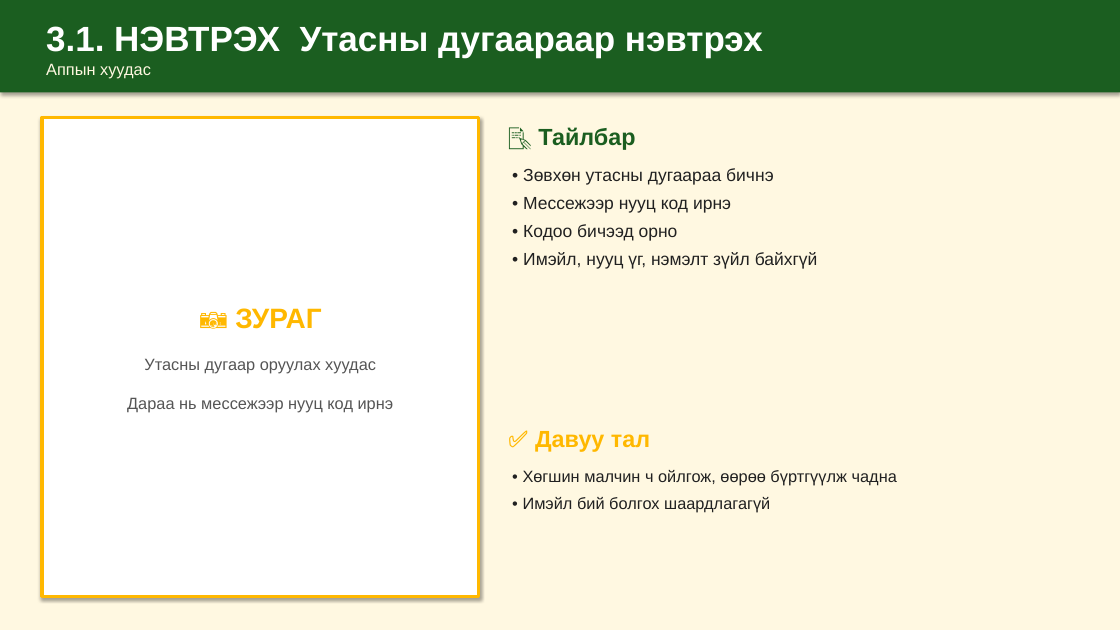
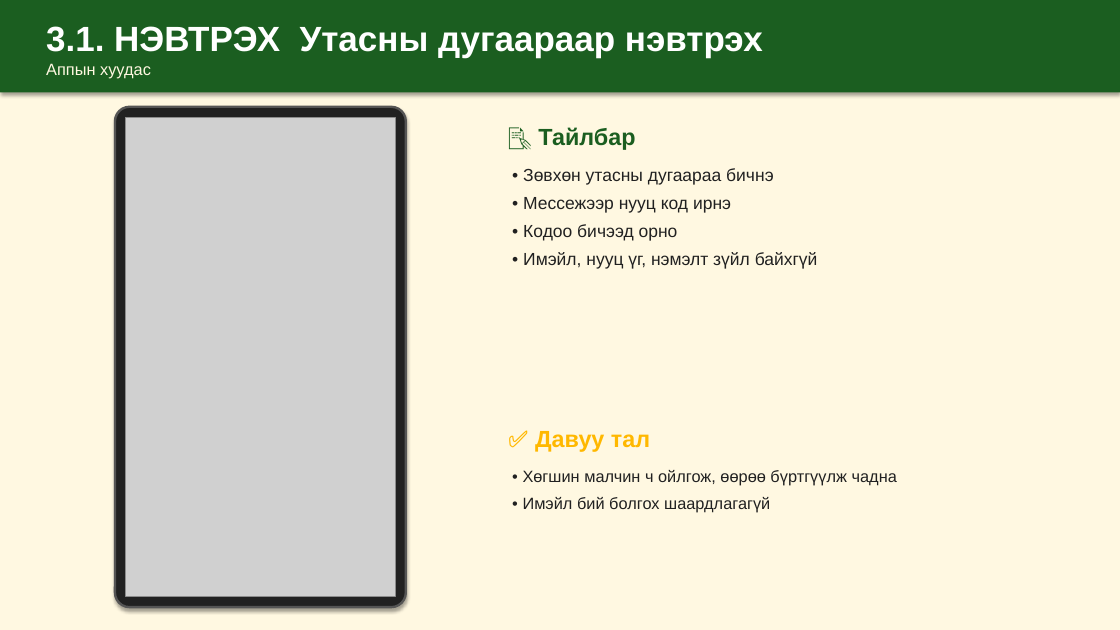
Before and after one commit to mendsaikhanch-stack/malchin-app, a slide deck: slide 4 of docs/bag-darga-tanilsuulga.pptx. Drawn at 1120x630 pixels with LibreOffice and Linux fonts; fonts in the diff are those of the drawing; grey boxes stand for pictures. Boxes give left, top, right and bottom in pixels: in the first picture for what was removed or moved away, otherwise in the second. Text is boxed around its words. In the diff, an @@ line names an element or a change of style, - is before the commit and + after.

```diff
--- a/docs/bag-darga-tanilsuulga.pptx
+++ b/docs/bag-darga-tanilsuulga.pptx
@@ rectangle removed at [42,118,479,597] @@
-📷 ЗУРАГ
-Утасны дугаар оруулах хуудас
-Дараа нь мессежээр нууц код ирнэ
@@ rounded rectangle added at [115,107,406,607], fill #212121, outline #555555 2 pt @@
@@ picture added at [126,118,396,597] @@
```
Also in this commit, not shown: 12 other slides changed, 16 other files.
